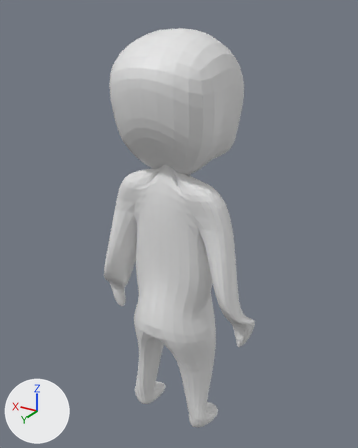
An edit to the Blender file sealoft/Content/RafaTings/playermodel.blend, drawn before and after from the same camera.
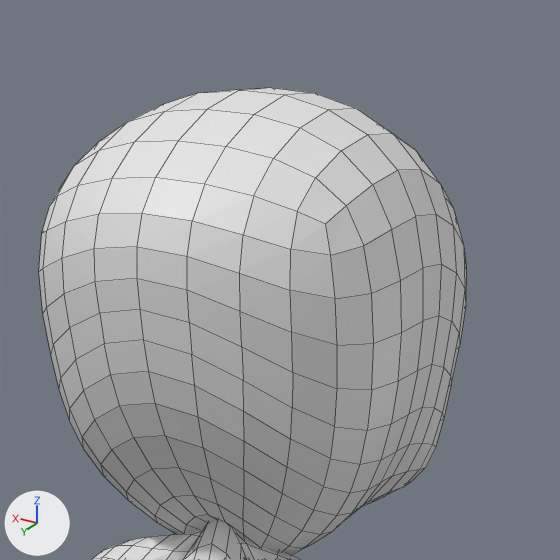
The first picture shows the older version from a 50 mm lens placed at (-3.05, 4.94, 1.29), pointed at (0.04, -0.2, -1.28). The close-ups show both versions on the part from 27% to 76% of the width and 0% to 39% of the height of that picture. Lighting does not change. The marker at lower left points along +X, +Y and +Z. The close-ups show mesh edges as thin lines.
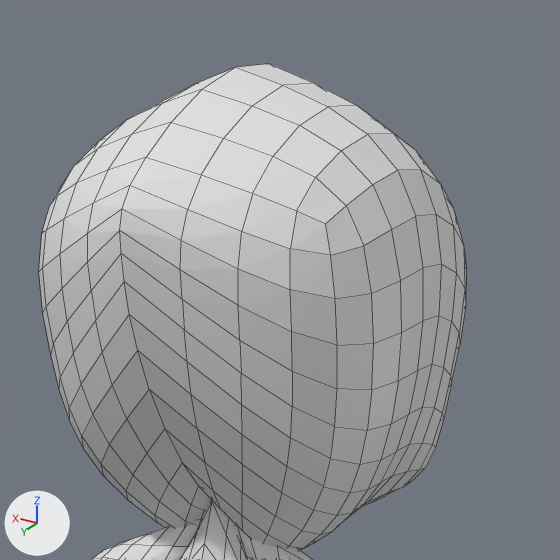
Changed parts and their boxes (x1, y1, x2, y2) in the close-ups (560 x 560 px):
'Cube', modifiers changed: before (39, 88, 466, 560); after (39, 64, 466, 560)

Diff of the bpy script that builds the scene:
```diff
--- a/sealoft/Content/RafaTings/playermodel.blend.py
+++ b/sealoft/Content/RafaTings/playermodel.blend.py
@@ ob_cube @@
 ob_cube.location = (0.0, 0.0, 0.0)
+_m = ob_cube.modifiers.new('Subdivision', 'SUBSURF')
 _m = ob_cube.modifiers.new('Mirror', 'MIRROR')
-_m.use_clip = True
-_m = ob_cube.modifiers.new('Subdivision', 'SUBSURF')
```
